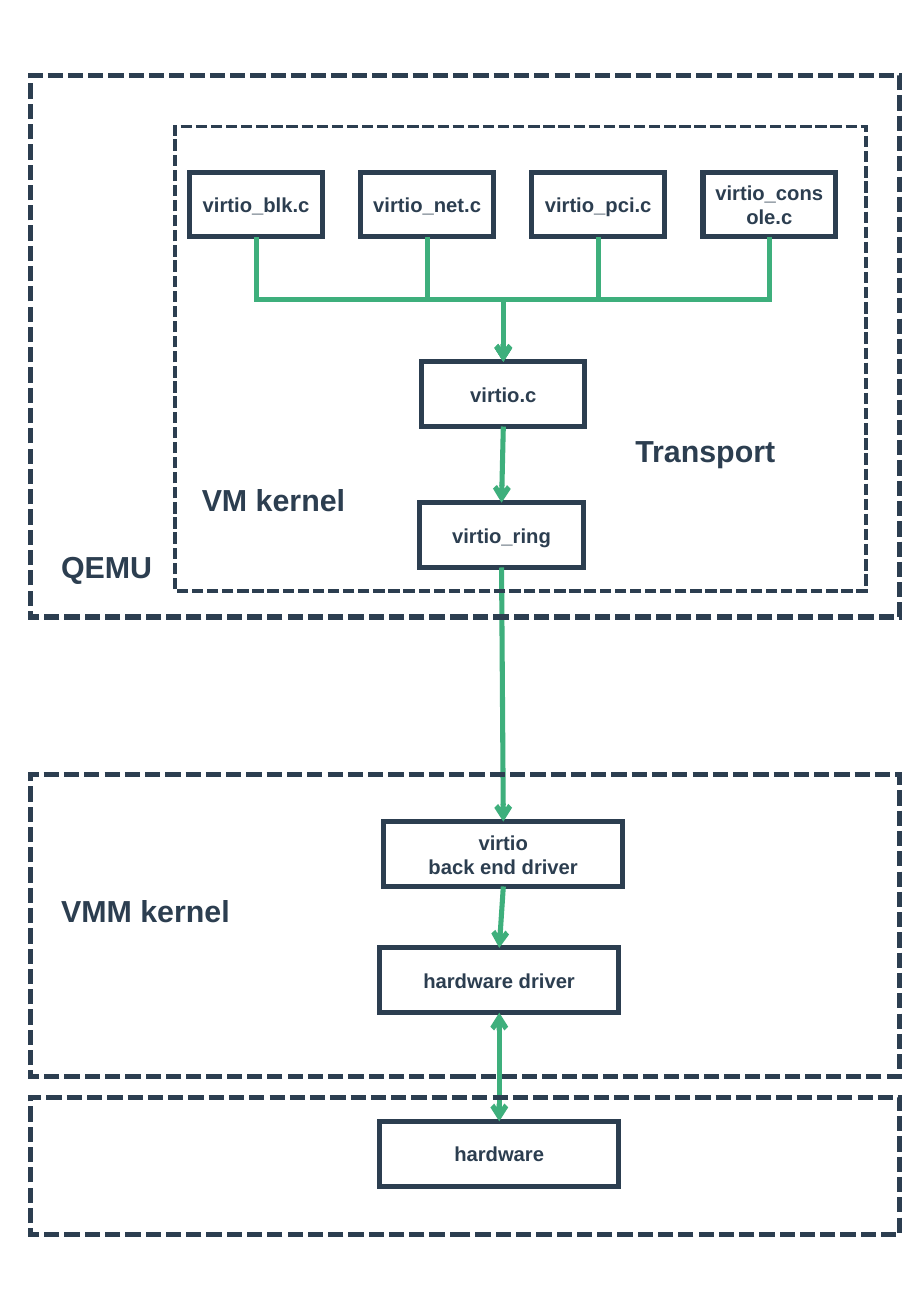
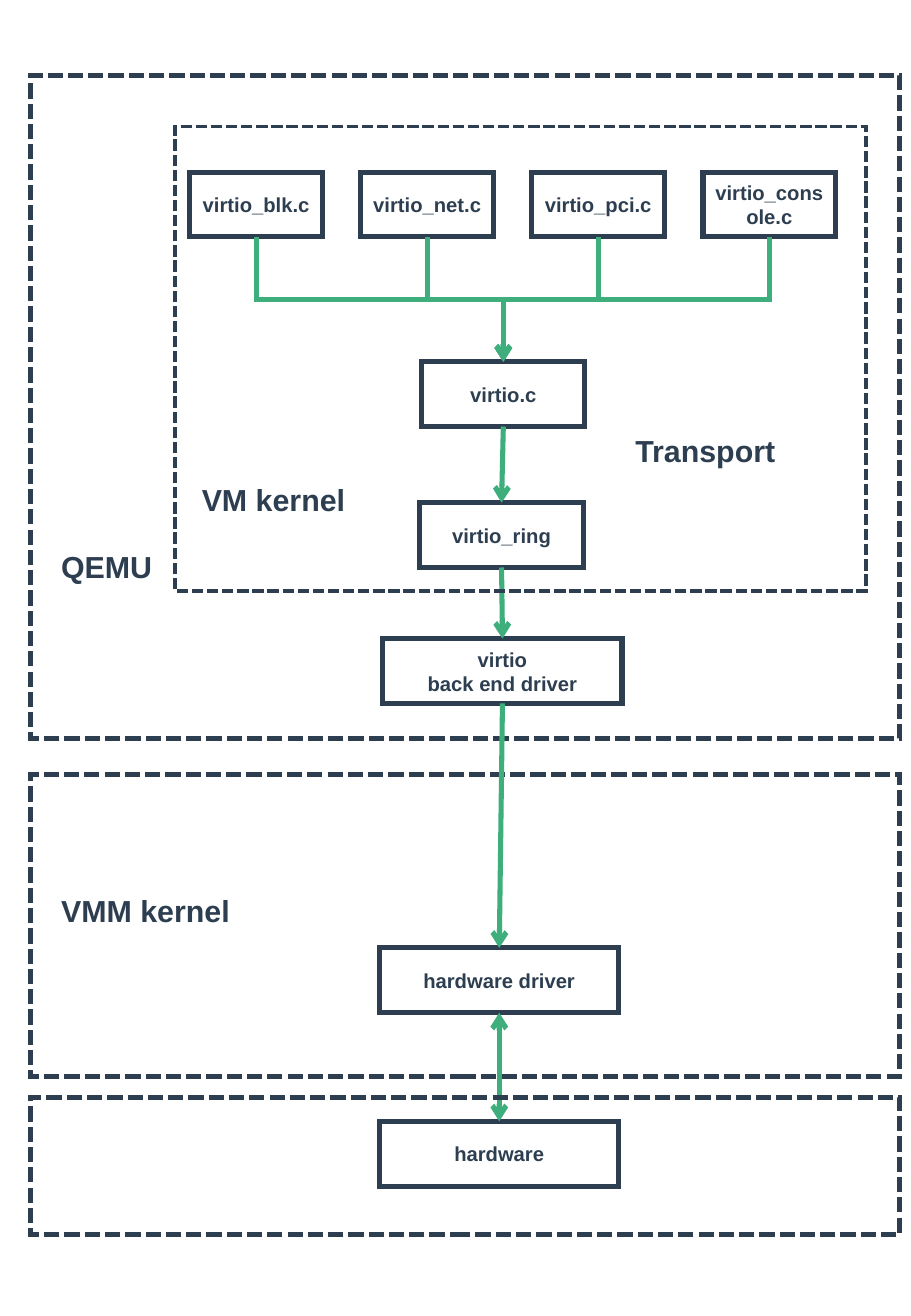
Before and after one commit to zaiqiang-dong/zaiqiang, a slide deck: slide 50 of picture/vitrualization/vitrualization.pptx (slide 52 before the commit). Drawn at 911x1316 pixels with LibreOffice and Linux fonts; fonts in the diff are those of the drawing. Boxes give left, top, right and bottom in pixels: in the first picture for what was removed or moved away, otherwise in the second. Text is boxed around its words. In the diff, an @@ line names an element or a change of style, - is before the commit and + after.

```diff
--- a/picture/vitrualization/vitrualization.pptx
+++ b/picture/vitrualization/vitrualization.pptx
@@ rectangle: place and size @@
-rectangle at box(30, 75, 900, 617)
+rectangle at box(30, 75, 900, 739)
@@ arrow moved from (502, 567) - (503, 821) to (502, 567) - (503, 639) @@
@@ rectangle "virtio": place and size @@
-rectangle "virtio" at box(384, 821, 623, 885)
+rectangle "virtio" at box(383, 639, 622, 703)
@@ arrow moved from (503, 887) - (499, 947) to (503, 703) - (499, 947) @@
```
Also in this commit, not shown: 1 other slide changed, 1 slide added, 3 slides removed, 5 other files.
